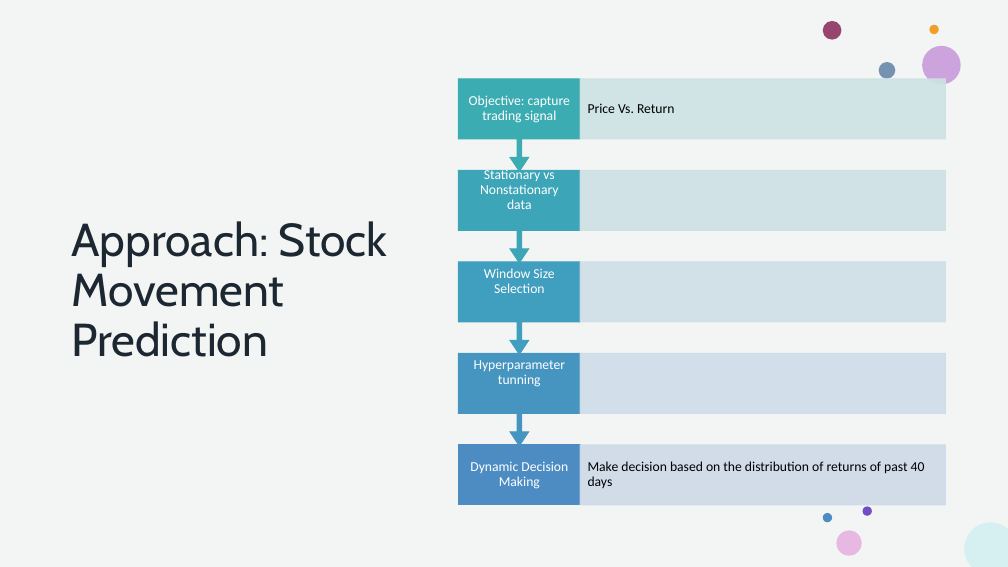
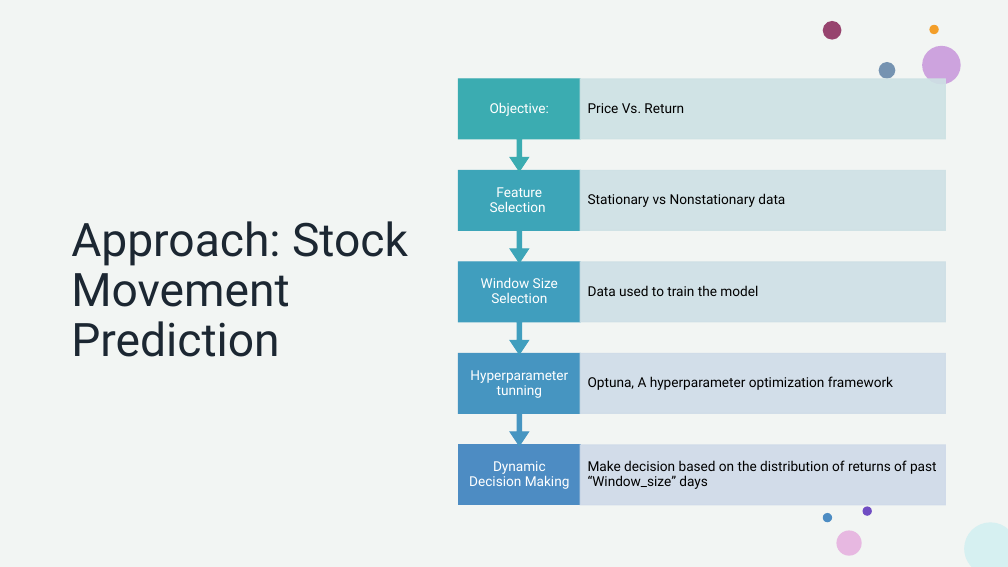
Before and after one commit to howie-zeng/Analyzing-Retail-Sentiment-and-Detecting-Trading-Signals, a slide deck: slide 8 of Presentation.pptx. Drawn at 1008x567 pixels with LibreOffice and Linux fonts; fonts in the diff are those of the drawing. Boxes give left, top, right and bottom in pixels: in the first picture for what was removed or moved away, otherwise in the second. Text is boxed around its words. In the diff, an @@ line names an element or a change of style, - is before the commit and + after.

```diff
--- a/Presentation.pptx
+++ b/Presentation.pptx
@@ title "Approach: Stock Movement Prediction" at [71, 221, 408, 357]: font Cabin to Roboto @@
@@ text at [490, 102, 549, 116]: text changed; font Calibri to Roboto @@
-Objective: capture trading signal
+Objective:
@@ up arrow callout removed at [458, 170, 580, 230] @@
@@ text "Stationary vs Nonstationary data": place and size @@
-text "Stationary vs Nonstationary data" at [480, 168, 558, 209]
+text "Stationary vs Nonstationary data" at [588, 193, 785, 207]
@@ text "Stationary vs Nonstationary data" at [588, 193, 785, 207]: font Calibri to Roboto, text colour #FFFFFF to #000000; alignment centre to left @@
@@ text added at [490, 187, 546, 212], 13 pt, text #FFFFFF @@
+Feature Selection
@@ font Calibri to Roboto in 4 elements at [469, 461, 570, 489], [588, 103, 684, 113], [470, 370, 568, 398], [481, 277, 558, 303] @@
@@ up arrow callout removed at [458, 262, 580, 321] @@
@@ text added at [588, 285, 758, 296], 13 pt, text #000000 @@
+Data used to train the model
@@ up arrow callout removed at [458, 353, 580, 413] @@
@@ text added at [588, 376, 893, 390], 13 pt, text #000000 @@
+Optuna, A hyperparameter optimization framework
@@ text at [588, 460, 937, 489]: text changed; font Calibri to Roboto @@
-Make decision based on the distribution of returns of past 40 days
+Make decision based on the distribution of returns of past “Window_size” days
```
Also in this commit, not shown: 12 other slides changed, 1 slide added.
